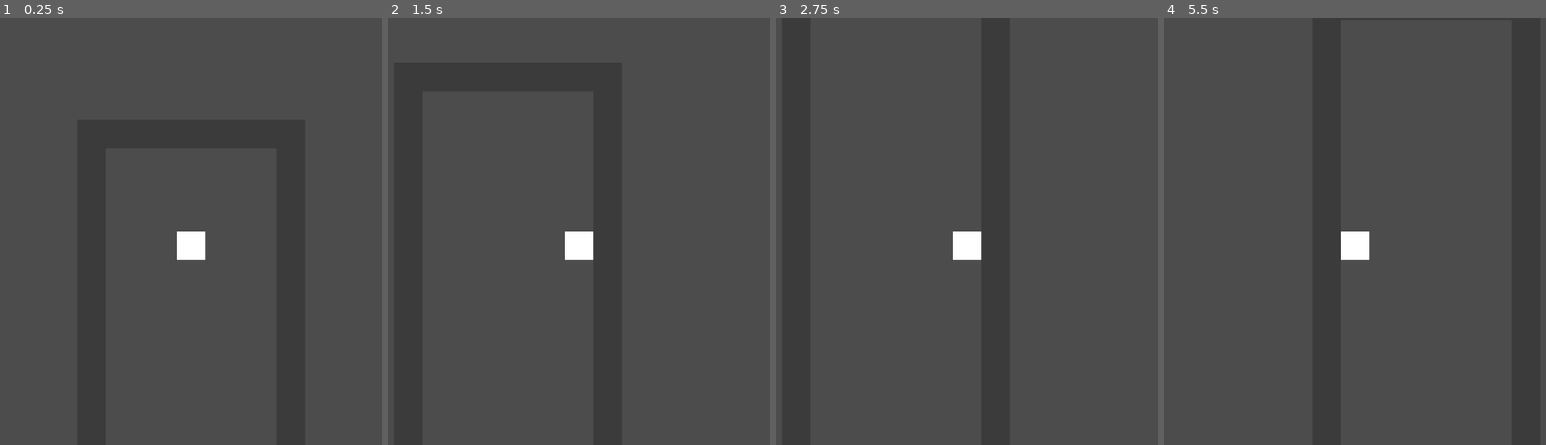
Above: before the commit, frames 1-4 (left to right).
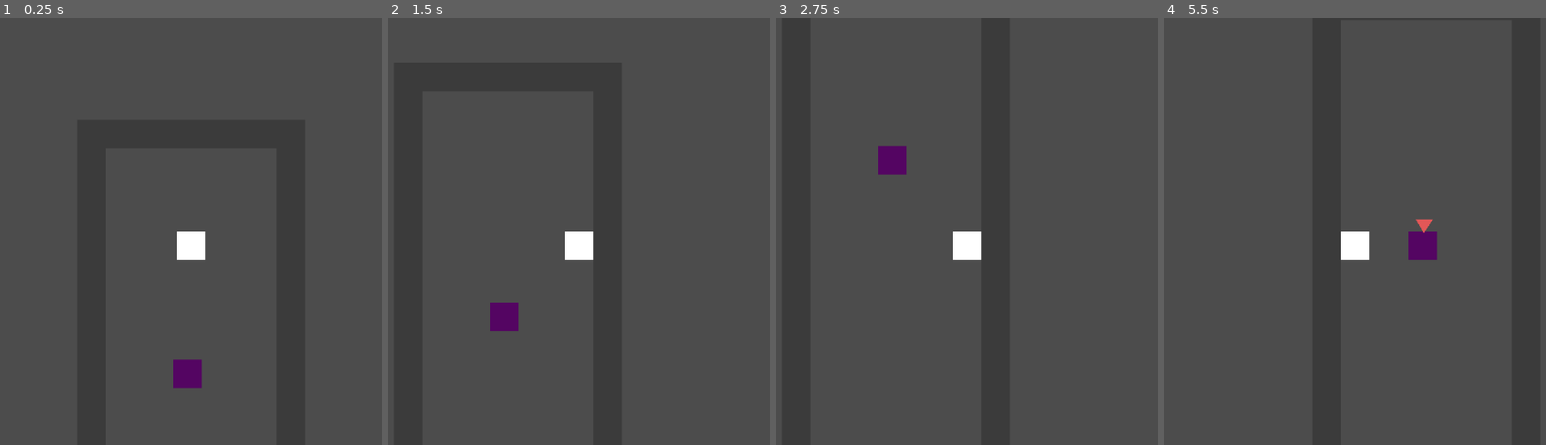
Above: after the commit, the same moments.

Repository: johnfn/ld49
Game: Godot game, scene res://Main.tscn
The game is run twice, just before and just after one commit, with the same random seed, the same clock (stepped at 60 frames per second) and the same inputs.
Inputs:
- Up to frame 1 (0.25 s): no input
- Up to frame 2 (1.5 s): tap Enter at 0.5 s; hold Right (ui_right) 0.53-1.28 s; tap Space at 1.25 s; hold Down (ui_down) from 1.28 s (still down)
- Up to frame 3 (2.75 s): release Down (ui_down) at 2.03 s; hold Right (ui_right) from 2.03 s (still down)
- Up to frame 4 (5.5 s): tap Enter at 2.75 s; release Right (ui_right) at 2.78 s; hold Up (ui_up) 2.78-3.53 s; hold Left (ui_left) 3.53-5.03 s; tap Space at 5 s; hold Down (ui_down) from 5.03 s (still down)

The runs differ from the first frame. In frame 1, 0.5% of the frame differs, in the area x 45-53%, y 79-87%; in frame 2, 0.5%; in frame 3, 0.5%; in frame 4, 0.6%, in the area x 63-72%, y 47-57%.

Commit message:
Add interaction thingy

Diff:
--- a/Camera.gd
+++ b/Camera.gd
@@ -3,10 +3,8 @@
 onready var player = $"/root/Main/Player"
 
 func _ready():
-  pass # Replace with function body.
+  pass
 
-
-# Called every frame. 'delta' is the elapsed time since the previous frame.
 func _process(delta):
   position.x = player.position.x
   position.y = player.position.y
--- /dev/null
+++ b/InteractionMarker.gd
@@ -0,0 +1,24 @@
+extends Node2D
+
+onready var player: KinematicBody2D = $"/root/Main/Player"
+onready var marker = $InteractionMarker
+onready var animation = $AnimationPlayer
+
+var is_player_inside = false
+
+func _process(delta):
+  if is_player_inside:
+    if not marker.visible:
+      animation.play("Bobble")
+
+    marker.visible = true
+  else:
+    marker.visible = false
+
+func _on_Area2D_body_entered(body):
+  if body == player:
+    is_player_inside = true
+
+func _on_Area2D_body_exited(body):
+  if body == player:
+    is_player_inside = false
--- /dev/null
+++ b/InteractionMarker.tscn
@@ -0,0 +1,43 @@
+[gd_scene load_steps=4 format=2]
+
+[ext_resource path="res://InteractionMarker.gd" type="Script" id=1]
+
+[sub_resource type="Animation" id=2]
+resource_name = "Bobble"
+loop = true
+tracks/0/type = "value"
+tracks/0/path = NodePath("InteractionMarker:position")
+tracks/0/interp = 1
+tracks/0/loop_wrap = true
+tracks/0/imported = false
+tracks/0/enabled = true
+tracks/0/keys = {
+"times": PoolRealArray( 0, 0.5, 1 ),
+"transitions": PoolRealArray( 1, 1, 1 ),
+"update": 0,
+"values": [ Vector2( 3.935, -15 ), Vector2( 3.935, 15 ), Vector2( 3.935, -15 ) ]
+}
+
+[sub_resource type="CircleShape2D" id=1]
+radius = 97.4675
+
+[node name="InteractionMarker" type="Node2D"]
+script = ExtResource( 1 )
+
+[node name="InteractionMarker" type="Polygon2D" parent="."]
+position = Vector2( 5.07631, -4.40229 )
+color = Color( 0.894118, 0.345098, 0.345098, 1 )
+polygon = PoolVector2Array( 6.38369, -14.966, 17.6696, 4.29263, 30.3016, -14.6553 )
+
+[node name="AnimationPlayer" type="AnimationPlayer" parent="."]
+anims/Bobble = SubResource( 2 )
+
+[node name="Area2D" type="Area2D" parent="."]
+position = Vector2( 3.93455, -5.38412 )
+
+[node name="CollisionShape2D" type="CollisionShape2D" parent="Area2D"]
+position = Vector2( 4.18309, 16.9094 )
+shape = SubResource( 1 )
+
+[connection signal="body_entered" from="Area2D" to="." method="_on_Area2D_body_entered"]
+[connection signal="body_exited" from="Area2D" to="." method="_on_Area2D_body_exited"]
--- a/Main.tscn
+++ b/Main.tscn
@@ -1,8 +1,9 @@
-[gd_scene load_steps=4 format=2]
+[gd_scene load_steps=5 format=2]
 
 [ext_resource path="res://Player.tscn" type="PackedScene" id=1]
 [ext_resource path="res://Hallway.tscn" type="PackedScene" id=2]
 [ext_resource path="res://Camera.gd" type="Script" id=3]
+[ext_resource path="res://Npc.tscn" type="PackedScene" id=4]
 
 [node name="Main" type="Node2D"]
 
@@ -14,3 +15,6 @@
 [node name="MainCamera" type="Camera2D" parent="."]
 current = true
 script = ExtResource( 3 )
+
+[node name="Npc" parent="." instance=ExtResource( 4 )]
+position = Vector2( 134.946, 336.519 )
--- /dev/null
+++ b/Npc.gd
@@ -0,0 +1,4 @@
+extends StaticBody2D
+
+func _ready():
+  pass #
--- /dev/null
+++ b/Npc.tscn
@@ -0,0 +1,24 @@
+[gd_scene load_steps=4 format=2]
+
+[ext_resource path="res://Npc.gd" type="Script" id=1]
+[ext_resource path="res://InteractionMarker.tscn" type="PackedScene" id=2]
+
+[sub_resource type="RectangleShape2D" id=1]
+extents = Vector2( 20, 20 )
+
+[node name="Npc" type="StaticBody2D"]
+script = ExtResource( 1 )
+
+[node name="ColorRect" type="ColorRect" parent="."]
+margin_right = 40.0
+margin_bottom = 40.0
+color = Color( 0.333333, 0.0235294, 0.388235, 1 )
+__meta__ = {
+"_edit_use_anchors_": false
+}
+
+[node name="CollisionShape2D" type="CollisionShape2D" parent="."]
+position = Vector2( 20, 20 )
+shape = SubResource( 1 )
+
+[node name="InteractionMarker" parent="." instance=ExtResource( 2 )]
